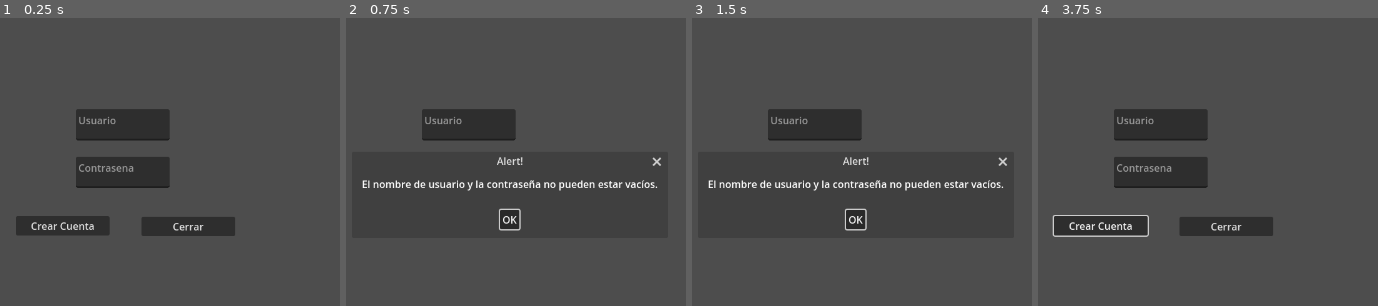
Above: before the commit, frames 1-4 (left to right).
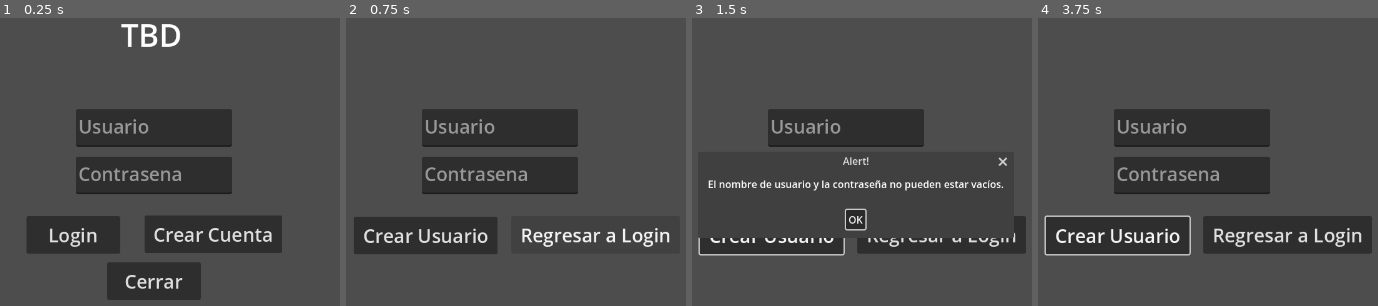
Above: after the commit, the same moments.

Repository: fer-hnndz/europa-game
Game: Godot game, scene res://scenes/menus/login_menu.tscn
Same seed, same stepped clock (60 frames per second), same inputs: the game is played once before the commit and once after it. This scene is started directly instead of the project's main scene.
Inputs (mouse positions are in pixels of both pictures, inside the frame that each line leads up to):
- Up to frame 1 (0.25 s): no input
- Up to frame 2 (0.75 s): click "Crear Cuenta" at 0.5 s
- Up to frame 3 (1.5 s): click (770, 236) at 1.25 s, where only the run after the commit has a clickable "Crear Usuario"
- Up to frame 4 (3.75 s): click (1225, 225) at 2 s, where only the run before the commit has a clickable "Cerrar"; click (1286, 234) at 2.75 s, where only the run after the commit has a clickable "Regresar a Login"; click "OK" at 3.5 s

The runs differ from the first frame. In frame 1, 17% of the frame differs, in the area x 4-83%, y 2-98%; in frame 2, 9.8%; in frame 3, 8.8%; in frame 4, 17%.

Commit message:
Se agrego soporte para crear multiples cuentas unicas, se agrego musica al menu y se mejoro la visibilidad de la UI

Diff:
--- a/project.godot
+++ b/project.godot
@@ -14,6 +14,10 @@
 run/main_scene="res://scenes/TestScene.tscn"
 config/features=PackedStringArray("4.1", "Forward Plus")
 config/icon="res://icon.svg"
+
+[autoload]
+
+MenuMusic="*res://scenes/menus/menu_music.tscn"
 
 [display]
 
--- /dev/null
+++ b/scenes/menus/create_player_menu.gd
@@ -0,0 +1,39 @@
+extends Control
+
+var accounts = {}
+
+const LOGIN_INFO = "user://login_info.txt"
+
+# Called when the node enters the scene tree for the first time.
+func _ready():
+	load_login_info()
+
+func _on_create_player_button_down():
+	if $Username.text == "" or $Password.text == "":
+		show_message("El nombre de usuario y la contraseña no pueden estar vacíos.")
+	elif $Username.text in accounts:
+		show_message("El nombre de usuario ya existe.")
+	else:
+		accounts[$Username.text] = $Password.text.sha256_text()
+		set_login_info()
+		$Username.text = ""
+		$Password.text = ""
+		show_message("Cuenta creada exitosamente, vuelve a ingresar tus credenciales para iniciar sesion")
+
+func set_login_info():
+	var file = FileAccess.open(LOGIN_INFO, FileAccess.WRITE)
+	file.store_var(accounts)
+
+func load_login_info() -> void:
+	if FileAccess.file_exists(LOGIN_INFO):
+		var file = FileAccess.open(LOGIN_INFO, FileAccess.READ)
+		accounts = file.get_var()
+
+func show_message(msg):
+	var dialog = AcceptDialog.new()
+	dialog.dialog_text = msg
+	add_child(dialog)
+	dialog.popup_centered()
+
+func _on_back_button_down():
+	get_tree().change_scene_to_file("res://scenes/menus/login_menu.tscn")
--- /dev/null
+++ b/scenes/menus/create_player_menu.tscn
@@ -0,0 +1,51 @@
+[gd_scene load_steps=2 format=3 uid="uid://f55gnr1xjrgw"]
+
+[ext_resource type="Script" path="res://scenes/menus/create_player_menu.gd" id="1_x5xv5"]
+
+[node name="Menu" type="Control"]
+layout_mode = 3
+anchors_preset = 15
+anchor_right = 1.0
+anchor_bottom = 1.0
+grow_horizontal = 2
+grow_vertical = 2
+script = ExtResource("1_x5xv5")
+
+[node name="Username" type="TextEdit" parent="."]
+layout_mode = 0
+offset_left = 499.0
+offset_top = 210.0
+offset_right = 749.0
+offset_bottom = 270.0
+theme_override_font_sizes/font_size = 30
+placeholder_text = "Usuario"
+
+[node name="Password" type="TextEdit" parent="."]
+layout_mode = 0
+offset_left = 499.0
+offset_top = 286.0
+offset_right = 749.0
+offset_bottom = 346.0
+theme_override_font_sizes/font_size = 30
+placeholder_text = "Contrasena"
+
+[node name="CreatePlayer" type="Button" parent="."]
+layout_mode = 0
+offset_left = 390.0
+offset_top = 382.0
+offset_right = 620.0
+offset_bottom = 442.0
+theme_override_font_sizes/font_size = 30
+text = "Crear Usuario"
+
+[node name="Back" type="Button" parent="."]
+layout_mode = 0
+offset_left = 642.0
+offset_top = 381.0
+offset_right = 912.0
+offset_bottom = 441.0
+theme_override_font_sizes/font_size = 30
+text = "Regresar a Login"
+
+[connection signal="button_down" from="CreatePlayer" to="." method="_on_create_player_button_down"]
+[connection signal="button_down" from="Back" to="." method="_on_back_button_down"]
--- a/scenes/menus/login_menu.tscn
+++ b/scenes/menus/login_menu.tscn
@@ -1,6 +1,8 @@
-[gd_scene load_steps=2 format=3 uid="uid://dsp6cve3hn4tn"]
+[gd_scene load_steps=3 format=3 uid="uid://dsp6cve3hn4tn"]
 
 [ext_resource type="Script" path="res://scipts/login_menu.gd" id="1_grfim"]
+
+[sub_resource type="SystemFont" id="SystemFont_qg5ip"]
 
 [node name="Menu" type="Control"]
 layout_mode = 3
@@ -15,33 +17,57 @@
 layout_mode = 0
 offset_left = 499.0
 offset_top = 210.0
-offset_right = 649.0
-offset_bottom = 260.0
+offset_right = 749.0
+offset_bottom = 270.0
+theme_override_font_sizes/font_size = 30
 placeholder_text = "Usuario"
 
 [node name="Password" type="TextEdit" parent="."]
 layout_mode = 0
 offset_left = 499.0
 offset_top = 286.0
-offset_right = 649.0
-offset_bottom = 336.0
+offset_right = 749.0
+offset_bottom = 346.0
+theme_override_font_sizes/font_size = 30
 placeholder_text = "Contrasena"
 
 [node name="Login" type="Button" parent="."]
 layout_mode = 0
-offset_left = 403.0
+offset_left = 420.0
 offset_top = 381.0
-offset_right = 553.0
-offset_bottom = 412.0
-text = "Crear Cuenta"
+offset_right = 570.0
+offset_bottom = 441.0
+theme_override_fonts/font = SubResource("SystemFont_qg5ip")
+theme_override_font_sizes/font_size = 30
+text = "Login"
 
 [node name="Quit" type="Button" parent="."]
 layout_mode = 0
-offset_left = 604.0
-offset_top = 382.0
-offset_right = 754.0
-offset_bottom = 413.0
+offset_left = 549.0
+offset_top = 455.0
+offset_right = 699.0
+offset_bottom = 515.0
+theme_override_font_sizes/font_size = 30
 text = "Cerrar"
+
+[node name="Create" type="Button" parent="."]
+layout_mode = 0
+offset_left = 609.0
+offset_top = 380.0
+offset_right = 829.0
+offset_bottom = 440.0
+theme_override_font_sizes/font_size = 30
+text = "Crear Cuenta"
+
+[node name="Label" type="Label" parent="."]
+layout_mode = 0
+offset_left = 571.0
+offset_top = 56.0
+offset_right = 672.0
+offset_bottom = 133.0
+theme_override_font_sizes/font_size = 50
+text = "TBD"
 
 [connection signal="button_down" from="Login" to="." method="_on_login_button_down"]
 [connection signal="pressed" from="Quit" to="." method="_on_quit_pressed"]
+[connection signal="button_down" from="Create" to="." method="_on_create_button_down"]
--- a/scenes/menus/menu.tscn
+++ b/scenes/menus/menu.tscn
@@ -15,24 +15,27 @@
 layout_mode = 2
 offset_left = 541.0
 offset_top = 273.5
-offset_right = 611.0
-offset_bottom = 304.5
+offset_right = 661.0
+offset_bottom = 333.5
+theme_override_font_sizes/font_size = 30
 text = "Jugar"
 
 [node name="Options" type="Button" parent="."]
 layout_mode = 2
-offset_left = 541.0
-offset_top = 308.5
-offset_right = 611.0
-offset_bottom = 339.5
+offset_left = 518.0
+offset_top = 343.0
+offset_right = 688.0
+offset_bottom = 403.0
+theme_override_font_sizes/font_size = 30
 text = "Opciones"
 
 [node name="Logout" type="Button" parent="."]
 layout_mode = 2
-offset_left = 541.0
-offset_top = 343.5
-offset_right = 611.0
-offset_bottom = 374.5
+offset_left = 532.0
+offset_top = 416.0
+offset_right = 672.0
+offset_bottom = 476.0
+theme_override_font_sizes/font_size = 30
 text = "Logout"
 
 [connection signal="pressed" from="Play" to="." method="_on_play_pressed"]
--- /dev/null
+++ b/scenes/menus/menu_music.tscn
@@ -0,0 +1,7 @@
+[gd_scene load_steps=2 format=3 uid="uid://bvgepypjuxe8n"]
+
+[ext_resource type="AudioStream" uid="uid://cawwlb0iicubj" path="res://Sounds/Crash Landing.mp3" id="1_lhc8t"]
+
+[node name="AudioStreamPlayer" type="AudioStreamPlayer"]
+stream = ExtResource("1_lhc8t")
+autoplay = true
--- a/scenes/menus/options_menu.tscn
+++ b/scenes/menus/options_menu.tscn
@@ -15,16 +15,18 @@
 layout_mode = 2
 offset_left = 542.5
 offset_top = 291.0
-offset_right = 609.5
-offset_bottom = 322.0
+offset_right = 692.5
+offset_bottom = 351.0
+theme_override_font_sizes/font_size = 30
 text = "Opcion1"
 
 [node name="Back" type="Button" parent="."]
 layout_mode = 2
-offset_left = 542.5
-offset_top = 326.0
-offset_right = 609.5
-offset_bottom = 357.0
+offset_left = 537.0
+offset_top = 367.0
+offset_right = 697.0
+offset_bottom = 427.0
+theme_override_font_sizes/font_size = 30
 text = "Regresar"
 
 [connection signal="pressed" from="Back" to="." method="_on_back_pressed"]
--- a/scipts/login_menu.gd
+++ b/scipts/login_menu.gd
@@ -1,8 +1,6 @@
 extends Control
 
-var username
-var password
-var created = false
+var accounts = {}
 
 const LOGIN_INFO = "user://login_info.txt"
 
@@ -10,43 +8,25 @@
 	load_login_info()
 
 func _on_login_button_down():
-	if !created:
-		if $Username.text == "" or $Password.text == "":
-			show_message("El nombre de usuario y la contraseña no pueden estar vacíos.")
+	if $Username.text == "" or $Password.text == "":
+		show_message("El nombre de usuario y la contraseña no pueden estar vacíos.")
+	else:
+		if $Username.text in accounts:
+			if accounts[$Username.text] == $Password.text.sha256_text():
+				get_tree().change_scene_to_file("res://scenes/menus/menu.tscn")
+			else:
+				show_message("Contrasena incorrecta")
 		else:
-			username = $Username.text
-			password = $Password.text.sha256_text()
-			set_login_info(username, password)
-			created = true
-			$Login.text = "Login"
-			$Username.text = ""
-			$Password.text = ""
-			show_message("Cuenta creada exitosamente, vuelve a ingresar tus credenciales para iniciar sesion")
-	else:
-		if $Username.text == "" or $Password.text == "":
-			show_message("El nombre de usuario y la contraseña no pueden estar vacíos.")
-		else:
-			if $Username.text == username:
-				if $Password.text.sha256_text() == password:
-					get_tree().change_scene_to_file("res://scenes/menus/menu.tscn")
-				else:
-					show_message("Contrasena incorrecta")
-			else:
-				show_message("Usuario incorrecto")
+			show_message("Usuario incorrecto o no existe")
 
-func set_login_info(user, psswrd):
-	var file = FileAccess.open(LOGIN_INFO, FileAccess.WRITE)
-	file.store_string(user + "\n" + psswrd)
+#func set_login_info(user, psswrd):
+	#var file = FileAccess.open(LOGIN_INFO, FileAccess.WRITE)
+	#file.store_var(accounts)
 
 func load_login_info() -> void:
 	if FileAccess.file_exists(LOGIN_INFO):
 		var file = FileAccess.open(LOGIN_INFO, FileAccess.READ)
-		var lines = file.get_as_text().split("\n")
-		if lines.size() >= 2:
-			username = lines[0]
-			password = lines[1]
-			created = true
-			$Login.text = "Login"
+		accounts = file.get_var()
 
 func show_message(msg):
 	var dialog = AcceptDialog.new()
@@ -56,3 +36,6 @@
 
 func _on_quit_pressed():
 	get_tree().quit()
+
+func _on_create_button_down():
+	get_tree().change_scene_to_file("res://scenes/menus/create_player_menu.tscn")
--- a/scipts/options_menu.gd
+++ b/scipts/options_menu.gd
@@ -1,6 +1,9 @@
 extends Control
 
+@onready var music:AudioStreamPlayer = $"/root/MenuMusic"
 
+func _ready():
+	music.stop()
 
 func _on_back_pressed():
 	get_tree().change_scene_to_file("res://scenes/menus/menu.tscn")
Not shown, added: Sounds/Crash Landing.mp3.import
Not shown, added: Sounds/Crash Landing.mp3
